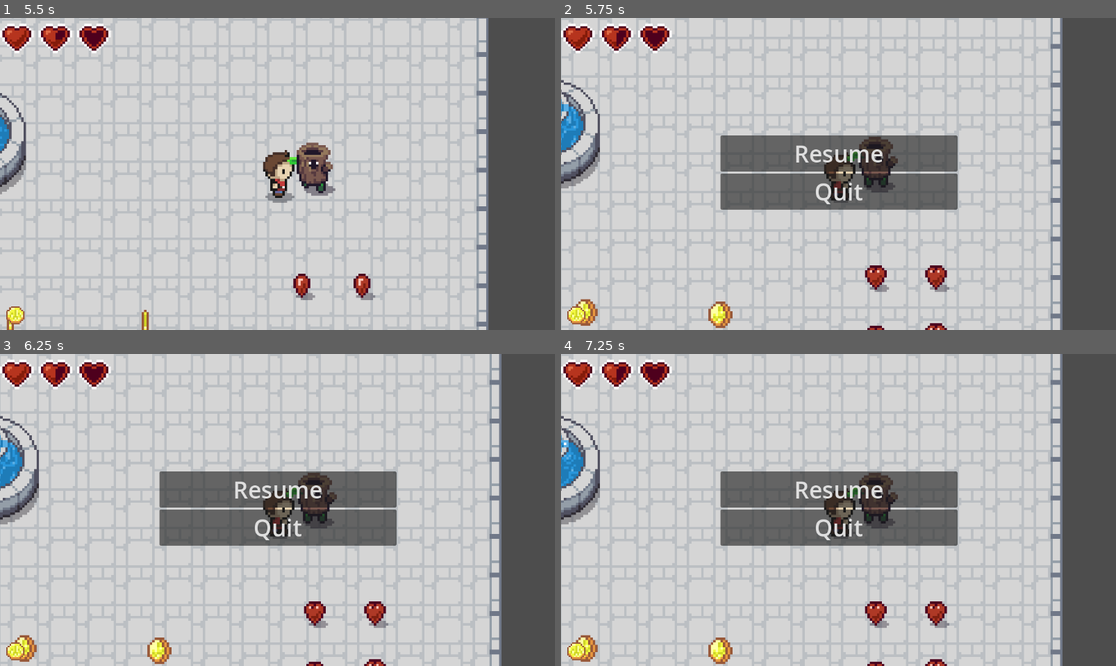
Above: before the commit, frames 1-4 (two rows, left to right).
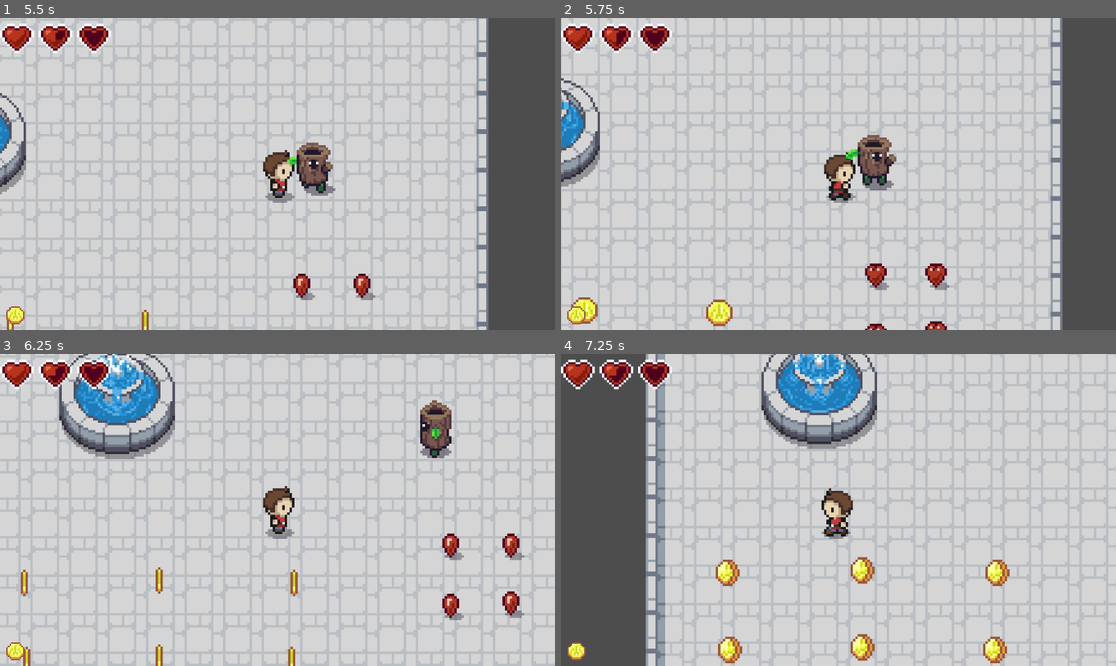
Above: after the commit, the same moments.

Repository: owenreal/game-design-1
Game: Godot game, scene res://td_world_1.tscn
Same seed, same stepped clock (60 frames per second), same inputs: the game is played once before the commit and once after it. The project has no main scene, so this scene is started directly.
Inputs (mouse positions are in pixels of both pictures, inside the frame that each line leads up to):
- Up to frame 1 (5.5 s): tap Enter (ui_select) at 0.5 s; move the mouse to (399, 158) at 0.52 s; hold Right (ui_right) 0.53-1.25 s; tap I (zoom_cam_in) every 1.5 s from 0.6 to 5.1 s; click (399, 158) at 0.67 s; tap Keypad Enter (ui_accept) at 0.77, 2, 3.77 s; drag from (166, 189) to (305, 323) at 1.27 s; move the mouse to (333, 105) at 2.02 s; hold Left (ui_left) 2.03-2.75 s; drag from (249, 236) to (493, 323) at 2.77 s; move the mouse to (444, 220) at 3.52 s; hold Right (ui_right) 3.53-4.25 s; tap P (pause) at 4.15 s; drag from (111, 127) to (366, 80) at 4.27 s; move the mouse to (305, 174) at 5.02 s; hold Right (ui_right) from 5.03 s (still down); click (305, 174) at 5.17 s
- Up to frame 2 (5.75 s): keep holding Right (ui_right); tap Escape (ui_cancel) at 5.65 s
- Up to frame 3 (6.25 s): release Right (ui_right) at 5.75 s; drag from (194, 432) to (160, 653) at 5.77 s
- Up to frame 4 (7.25 s): move the mouse to (960, 494) at 6.52 s; hold Left (ui_left) from 6.53 s (still down); tap I (zoom_cam_in) at 6.6 s; tap Keypad Enter (ui_accept) at 6.77 s

Frame 1 is identical in both runs. In frame 2, 21% of the frame differs, in the area x 0-90%, y 0-100%; in frame 3, 55%; in frame 4, 60%, in the area x 0-100%, y 0-100%.

Commit message:
12/3 money saving things and that which is similar

Diff:
--- a/game-design-1/player_hud.gd
+++ b/game-design-1/player_hud.gd
@@ -14,6 +14,9 @@
 	n_heart.frame = 8
 	hearts.add_child(n_heart)
 
+func set_money():
+	$PlayerMoney/coinslbl.text = player.data.money
+
 func draw_hearts():
 	for heart in hearts.get_children():
 		hearts.remove_child(heart)
@@ -22,6 +25,7 @@
 
 func _ready() -> void:
 	draw_hearts()
+	#set_money()
 
 func _process(_delta: float) -> void:
 	var p_health = player.data.health
--- a/game-design-1/td_player.gd
+++ b/game-design-1/td_player.gd
@@ -37,6 +37,16 @@
 
 @onready var p_HUD = get_tree().get_first_node_in_group("HUD")
 @onready var aud_player = $AudioStreamPlayer2D
+
+func save_to_file(data):
+	var file = FileAccess.open("res://game_data.player_data.txt", FileAccess.WRITE)
+	file.store_string(str(data.money))
+
+func load_from_file():
+	var file = FileAccess.open("res://game_data.player_data.txt", FileAccess.READ)
+	var Mdata = file.get_as_text()
+	data.money = float(Mdata)
+	#return data
 
 func get_direction_name():
 	return ["right", "down", "left", "up"][
@@ -78,6 +88,7 @@
 	data.state = STATES.IDLE
 
 func _ready() -> void:
+	load_from_file()
 	p_HUD.show()
 
 func pickup_health(value):
@@ -126,6 +137,7 @@
 	animation_lock = max(animation_lock-delta, 0.0)
 	damage_lock = max(damage_lock-delta, 0.0)
 
+
 	if animation_lock == 0.0 and data.state != STATES.DEAD:
 		if data.state == STATES.DAMAGED and max(damage_lock-delta, 0.0):
 			$AnimatedSprite2D.material = null
@@ -177,8 +189,10 @@
 				data.state = STATES.IDLE
 
 		if Input.is_action_just_pressed("ui_cancel"):
-			$Camera2D/pause_menu.show()
-			get_tree().paused = true
+			#$Camera2D/pause_menu.show()
+			#get_tree().paused = true
+			save_to_file(data)
+			#load_from_file()
 	elif data.state == STATES.DEAD:
 		$AnimatedSprite2D.flip_v = true
 		$AnimatedSprite2D.play("death")
Not shown, added: game-design-1/game_data.player_data.txt
Not shown, added: game-design-1/game_data/player_data.txt
